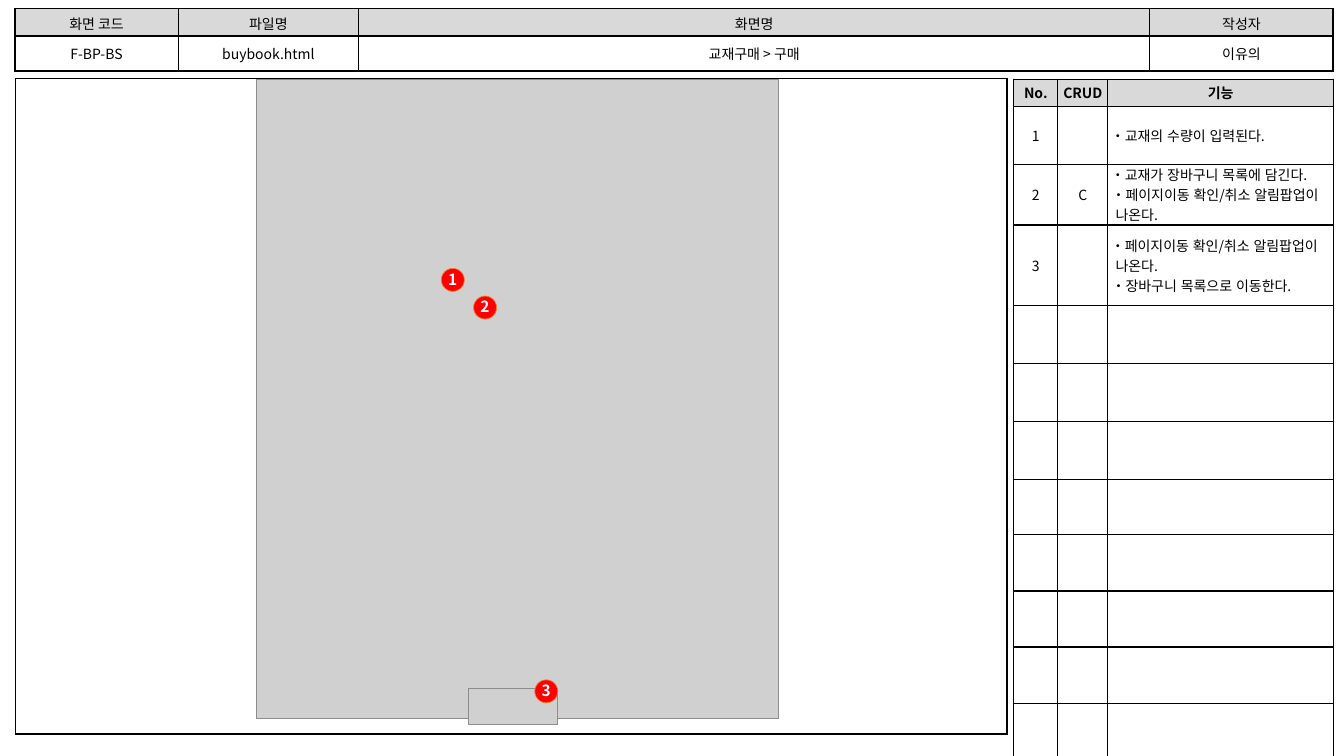
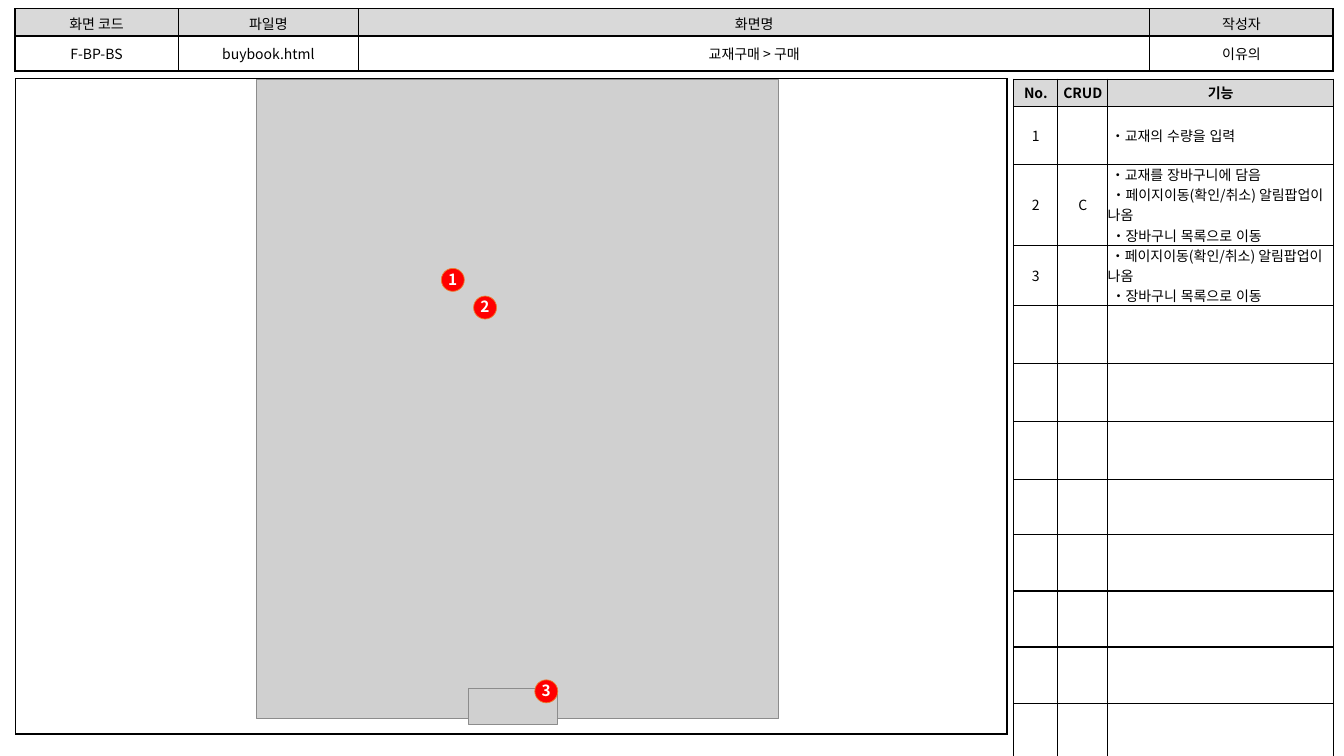
Before and after one commit to index506/cosmo6th_3thGroup, a slide deck: slide 1 of 3rd_Project/Member/Lee/기능,화면,테스트 문서/3th_Project_화면 설계도(이유의).pptx. Drawn at 1344x756 pixels with LibreOffice and Linux fonts; fonts in the diff are those of the drawing; grey boxes stand for pictures. Boxes give left, top, right and bottom in pixels: in the first picture for what was removed or moved away, otherwise in the second. Text is boxed around its words. In the diff, an @@ line names an element or a change of style, - is before the commit and + after.

```diff
--- a/3rd_Project/Member/Lee/기능,화면,테스트 문서/3th_Project_화면 설계도(이유의).pptx
+++ b/3rd_Project/Member/Lee/기능,화면,테스트 문서/3th_Project_화면 설계도(이유의).pptx
@@ table at bbox=[1014, 80, 1335, 742] @@
-row 2, column 3: ・교재의 수량이 입력된다.
+row 2, column 3: ・교재의 수량을 입력
-row 3, column 3: ・교재가 장바구니 목록에 담긴다. / ・페이지이동 확인/취소 알림팝업이 / 나온다.
+row 3, column 3: ・교재를 장바구니에 담음 / ・페이지이동(확인/취소) 알림팝업이 나옴 / ・장바구니 목록으로 이동
-row 4, column 3: ・페이지이동 확인/취소 알림팝업이 / 나온다. / ・장바구니 목록으로 이동한다.
+row 4, column 3: ・페이지이동(확인/취소) 알림팝업이 나옴 / ・장바구니 목록으로 이동
```
Also in this commit, not shown: 8 other slides changed, 7 other files.
